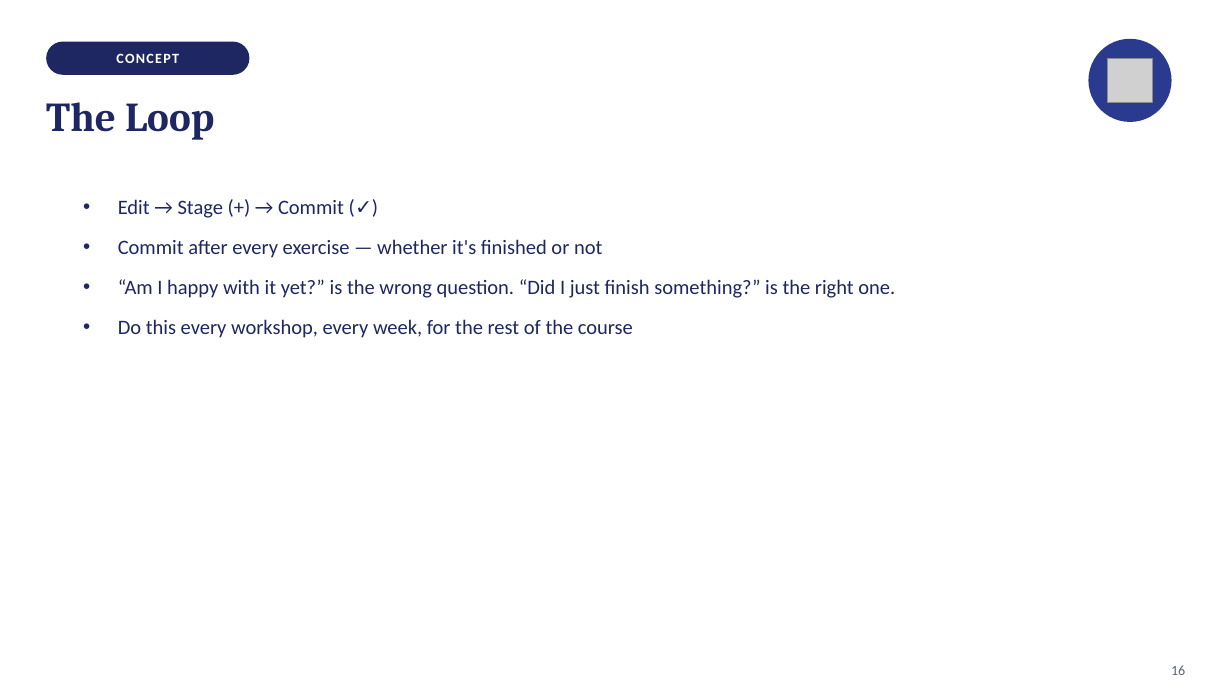
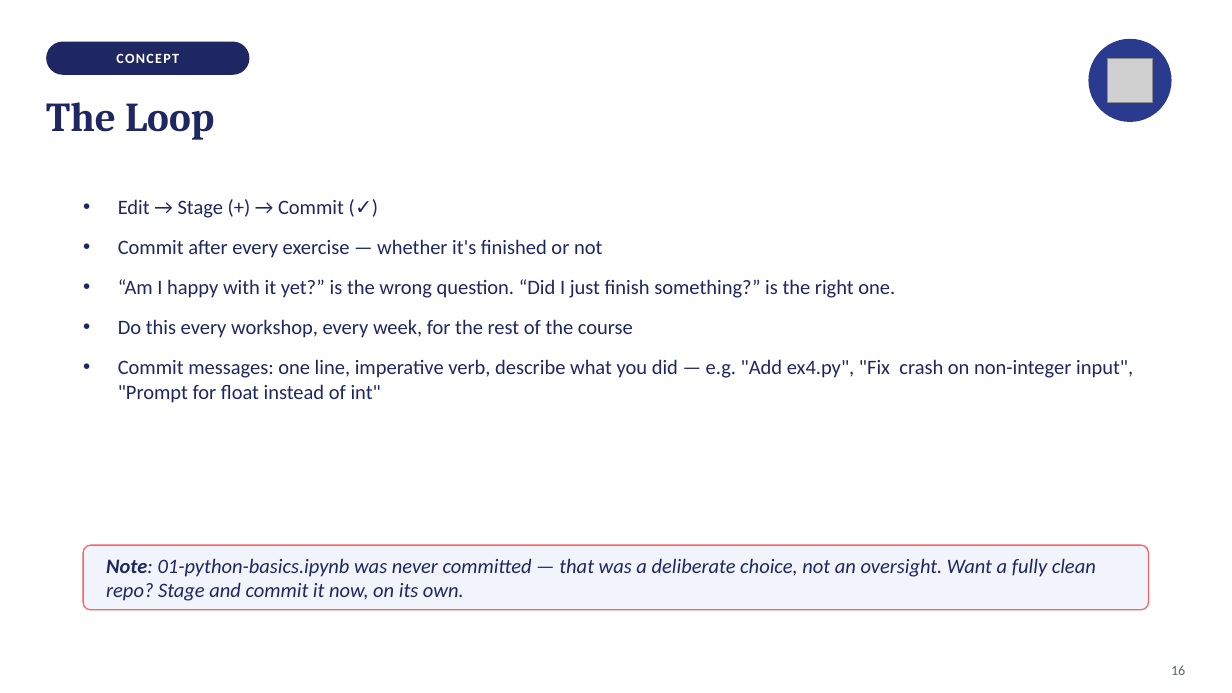
Before and after one commit to isabelhovdahl/TECH2, a slide deck: slide 16 of workshops/week02/git_slides.pptx. Drawn at 1232x693 pixels with LibreOffice and Linux fonts; fonts in the diff are those of the drawing; grey boxes stand for pictures. Boxes give left, top, right and bottom in pixels: in the first picture for what was removed or moved away, otherwise in the second. Text is boxed around its words. In the diff, an @@ line names an element or a change of style, - is before the commit and + after.

```diff
--- a/workshops/week02/git_slides.pptx
+++ b/workshops/week02/git_slides.pptx
@@ text at bbox=[118, 359, 1133, 403]: paragraph added @@
+• Commit messages: one line, imperative verb, describe what you did — e.g. "Add ex4.py", "Fix crash on non-integer input", "Prompt for float instead of int"
@@ rounded rectangle added at bbox=[83, 545, 1149, 610], fill #F1F4FB, outline #F96167 1 pt @@
@@ text added at bbox=[106, 558, 1096, 601], 16 pt, text #1E2761, italic @@
+Note: 01-python-basics.ipynb was never committed — that was a deliberate choice, not an oversight. Want a fully clean repo? Stage and commit it now, on its own.
```
Also in this commit, not shown: 12 other slides changed, 1 other file.
